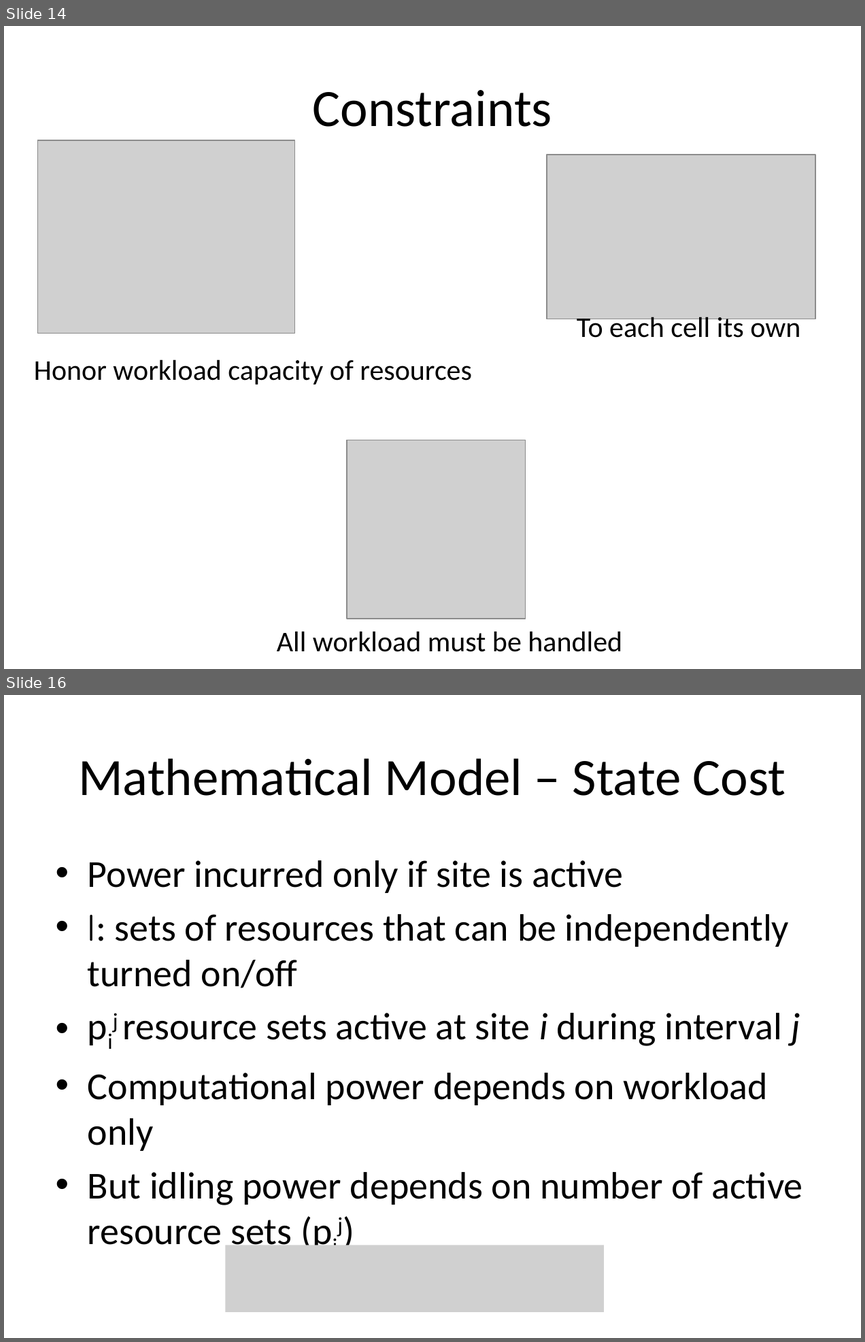
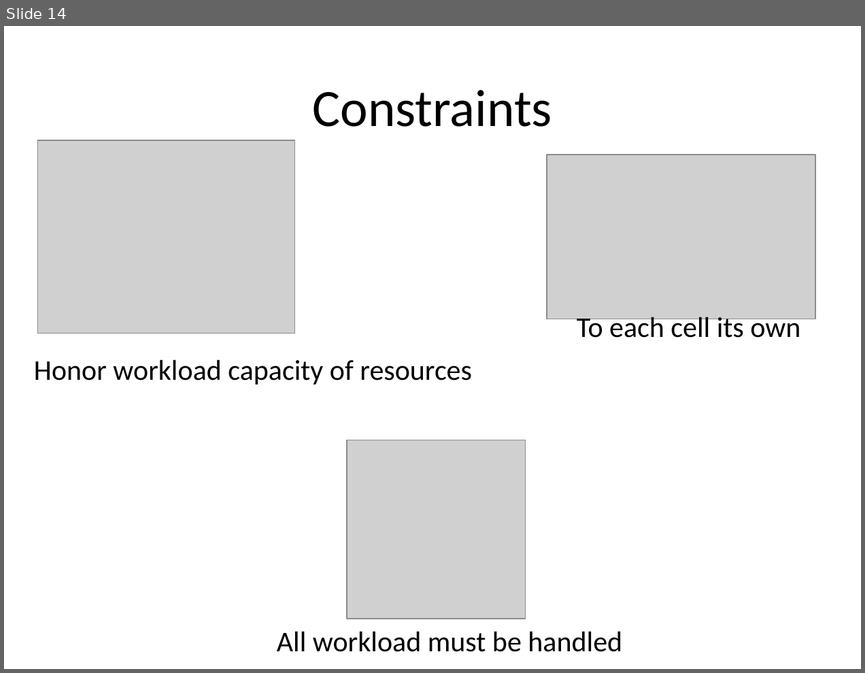
Before and after one commit to msaqib/Dissertation, a slide deck: RED-BLv2.pptx. Shown one above the other, each under a label of ours: slides 14 and 16 before the commit, slide 14 after it; the slides between them are not shown. The pictures are 865x1342 and 865x673 pixels, drawn with LibreOffice and Linux fonts; fonts in the diff are those of the drawing; grey boxes stand for pictures. Boxes give left, top, right and bottom in pixels: in the first picture for what was removed or moved away, otherwise in the second. Text is boxed around its words. In the diff, an @@ line names an element or a change of style, - is before the commit and + after.

```diff
--- a/RED-BLv2.pptx
+++ b/RED-BLv2.pptx
@@ slide 16 removed at box(4, 695, 861, 1338), background #FFFFFF @@
@@ title removed at box(78, 758, 786, 796) @@
-Mathematical Model – State Cost
@@ text removed at box(88, 860, 802, 1253) @@
-• Power incurred only if site is active
-• l: sets of resources that can be independently turned on/off
-• pij resource sets active at site i during interval j
-• Computational power depends on workload only
-• But idling power depends on number of active resource sets (pij)
@@ picture removed at box(225, 1245, 604, 1312) @@
```
Also in this commit, not shown: 2 slides changed, 1 slide added, 2 other slides removed.
